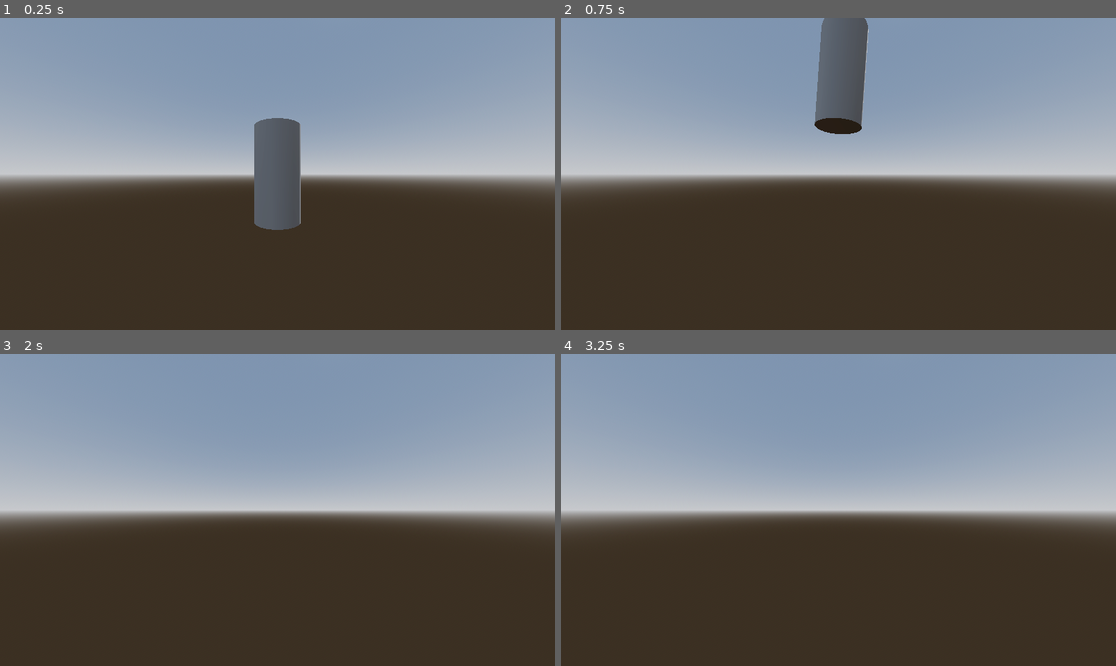
Above: before the commit, frames 1-4 (two rows, left to right).
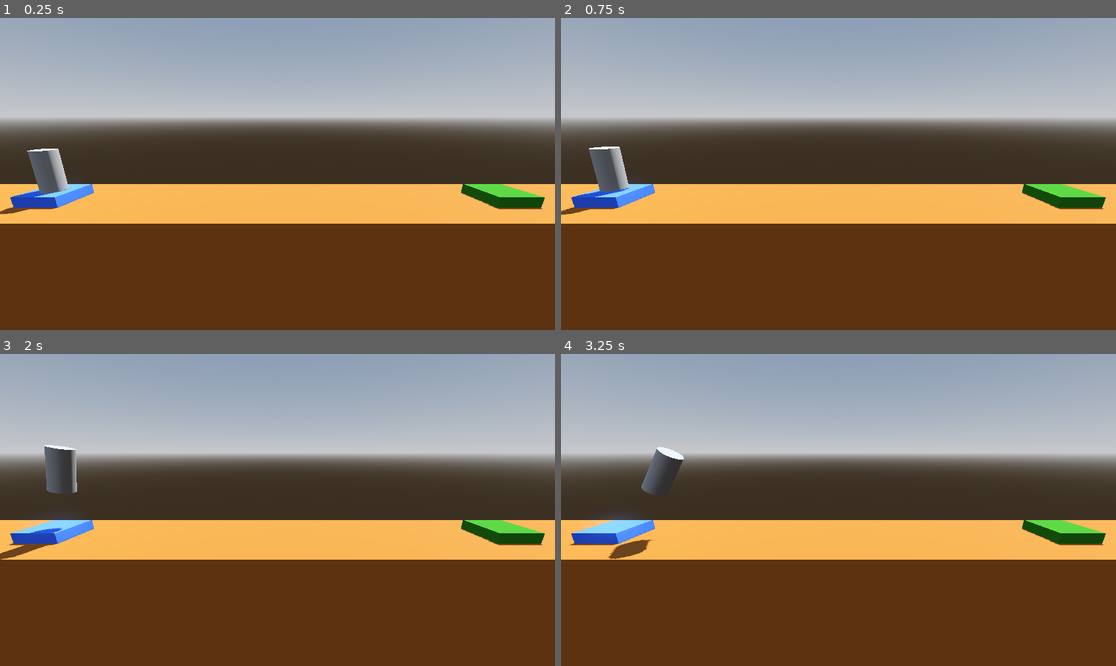
Above: after the commit, the same moments.

Repository: JonyLucas/Godot-ProjectBoost
Game: Godot game, scene res://scenes/main.tscn
Two runs of this game, one before a commit and one after it. Both use one fixed random seed, a clock stepped at 60 frames per second and the inputs below.
Inputs:
- Up to frame 1 (0.25 s): no input
- Up to frame 2 (0.75 s): tap Enter at 0.5 s; hold D (turn_right) from 0.53 s (still down); hold Space (boost) from 0.53 s (still down)
- Up to frame 3 (2 s): release D (turn_right) at 1.28 s; release Space (boost) at 1.28 s; hold A (turn_left) from 1.28 s (still down); tap Space (boost) at 1.35 s
- Up to frame 4 (3.25 s): release A (turn_left) at 2.03 s; hold Space (boost) 2.03-2.78 s; hold D (turn_right) from 2.03 s (still down); tap Space (boost) at 2.85 s

The runs differ from the first frame. In frame 1, 88% of the frame differs, in the area x 0-100%, y 8-100%; in frame 2, 89%, in the area x 0-100%, y 0-100%; in frame 3, 89%; in frame 4, 89%.

Commit message:
Player Physics Control + Initial Level

Diff:
--- /dev/null
+++ b/scenes/level.tscn
@@ -0,0 +1,65 @@
+[gd_scene load_steps=8 format=3 uid="uid://cokk74ynk0jrt"]
+
+[ext_resource type="PackedScene" uid="uid://cfs0uljaq3xta" path="res://scenes/player.tscn" id="1_oqaua"]
+
+[sub_resource type="StandardMaterial3D" id="StandardMaterial3D_vf4jp"]
+albedo_color = Color(0.64, 0.356693, 0.1088, 1)
+
+[sub_resource type="StandardMaterial3D" id="StandardMaterial3D_tmicj"]
+albedo_color = Color(0.243243, 0.419857, 1, 1)
+
+[sub_resource type="StandardMaterial3D" id="StandardMaterial3D_jkdbq"]
+albedo_color = Color(0.15088, 0.46, 0.0184, 1)
+
+[sub_resource type="ProceduralSkyMaterial" id="ProceduralSkyMaterial_683kb"]
+sky_horizon_color = Color(0.64625, 0.65575, 0.67075, 1)
+ground_horizon_color = Color(0.64625, 0.65575, 0.67075, 1)
+
+[sub_resource type="Sky" id="Sky_r34yy"]
+sky_material = SubResource("ProceduralSkyMaterial_683kb")
+
+[sub_resource type="Environment" id="Environment_vy2di"]
+background_mode = 2
+sky = SubResource("Sky_r34yy")
+tonemap_mode = 2
+glow_enabled = true
+
+[node name="Level" type="Node3D"]
+
+[node name="Floor" type="CSGBox3D" parent="."]
+transform = Transform3D(1, 0, 0, 0, 1, 0, 0, 0, 1, 0, -4, 0)
+use_collision = true
+size = Vector3(40, 8, 5)
+material = SubResource("StandardMaterial3D_vf4jp")
+
+[node name="LaunchPad" type="CSGBox3D" parent="."]
+transform = Transform3D(1, 0, 0, 0, 1, 0, 0, 0, 1, -11, 0, 0)
+use_collision = true
+size = Vector3(2, 1, 2)
+material = SubResource("StandardMaterial3D_tmicj")
+
+[node name="LandingPad" type="CSGBox3D" parent="."]
+transform = Transform3D(1, 0, 0, 0, 1, 0, 0, 0, 1, 11, 0, 0)
+use_collision = true
+size = Vector3(2, 1, 2)
+material = SubResource("StandardMaterial3D_jkdbq")
+
+[node name="WorldEnvironment" type="WorldEnvironment" parent="."]
+environment = SubResource("Environment_vy2di")
+
+[node name="DirectionalLight3D" type="DirectionalLight3D" parent="."]
+transform = Transform3D(-0.866025, -0.433013, 0.25, 0, 0.5, 0.866025, -0.5, 0.75, -0.433013, 0, 0, 0)
+shadow_enabled = true
+
+[node name="Player" parent="." instance=ExtResource("1_oqaua")]
+transform = Transform3D(1, 0, 0, 0, 1, 0, 0, 0, 1, -11, 1.5, 0)
+axis_lock_linear_z = true
+axis_lock_angular_x = true
+axis_lock_angular_y = true
+linear_damp = 1.0
+angular_damp = 3.0
+
+[node name="Camera3D" type="Camera3D" parent="."]
+transform = Transform3D(1, 0, 0, 0, 0.965926, 0.258819, 0, -0.258819, 0.965926, 0, 4, 10)
+fov = 72.2
+size = 6.385
--- a/scenes/main.tscn
+++ b/scenes/main.tscn
@@ -1,32 +1,7 @@
-[gd_scene load_steps=5 format=3 uid="uid://cypqvwtvqqdxf"]
+[gd_scene load_steps=2 format=3 uid="uid://cypqvwtvqqdxf"]
 
-[ext_resource type="PackedScene" uid="uid://cfs0uljaq3xta" path="res://scenes/player.tscn" id="1_6u0p8"]
-
-[sub_resource type="ProceduralSkyMaterial" id="ProceduralSkyMaterial_yydt6"]
-sky_horizon_color = Color(0.64625, 0.65575, 0.67075, 1)
-ground_horizon_color = Color(0.64625, 0.65575, 0.67075, 1)
-
-[sub_resource type="Sky" id="Sky_r34yy"]
-sky_material = SubResource("ProceduralSkyMaterial_yydt6")
-
-[sub_resource type="Environment" id="Environment_rmpu1"]
-background_mode = 2
-sky = SubResource("Sky_r34yy")
-tonemap_mode = 2
-glow_enabled = true
+[ext_resource type="PackedScene" uid="uid://cokk74ynk0jrt" path="res://scenes/level.tscn" id="2_enqp0"]
 
 [node name="Main" type="Node3D"]
 
-[node name="WorldEnvironment" type="WorldEnvironment" parent="."]
-environment = SubResource("Environment_rmpu1")
-
-[node name="DirectionalLight3D" type="DirectionalLight3D" parent="."]
-transform = Transform3D(-0.866025, -0.433013, 0.25, 0, 0.5, 0.866025, -0.5, 0.75, -0.433013, 0, 0, 0)
-shadow_enabled = true
-
-[node name="Player" parent="." instance=ExtResource("1_6u0p8")]
-
-[node name="Camera3D" type="Camera3D" parent="."]
-transform = Transform3D(1, 0, 0, 0, 1, 0, 0, 0, 1, 0, 0, 3)
-fov = 96.336
-size = 6.385
+[node name="Level" parent="." instance=ExtResource("2_enqp0")]
--- a/scenes/player.tscn
+++ b/scenes/player.tscn
@@ -1,11 +1,18 @@
-[gd_scene load_steps=3 format=3 uid="uid://cfs0uljaq3xta"]
+[gd_scene load_steps=4 format=3 uid="uid://cfs0uljaq3xta"]
 
 [ext_resource type="Script" path="res://scripts/player.gd" id="1_kv2k0"]
 
 [sub_resource type="CylinderMesh" id="CylinderMesh_3mdbp"]
 
-[node name="Player" type="Node3D"]
+[sub_resource type="CylinderShape3D" id="CylinderShape3D_6mx4f"]
+
+[node name="Player" type="RigidBody3D"]
 script = ExtResource("1_kv2k0")
+boost_speed = 1000.0
+turn_speed = 50.0
 
 [node name="MeshInstance3D" type="MeshInstance3D" parent="."]
 mesh = SubResource("CylinderMesh_3mdbp")
+
+[node name="CollisionShape3D" type="CollisionShape3D" parent="."]
+shape = SubResource("CylinderShape3D_6mx4f")
--- a/scripts/player.gd
+++ b/scripts/player.gd
@@ -1,15 +1,24 @@
-extends Node3D
+extends RigidBody3D
 
 @export var boost_speed: float = 10.0
 @export var turn_speed: float = 20.0
+var apply_boost: bool = false
 
 # Called every frame. 'delta' is the elapsed time since the previous frame.
 func _process(delta: float) -> void:
 	if Input.is_action_pressed("boost"):
-		translate(Vector3(0, boost_speed * delta, 0))
+		apply_boost = true
 
 	if Input.is_action_pressed("turn_right"):
-		rotate_z(deg_to_rad(-turn_speed * delta))
+		apply_torque(Vector3(0, 0, -turn_speed * delta))
+		# rotate_z(deg_to_rad(-turn_speed * delta))
 
 	if Input.is_action_pressed("turn_left"):
-		rotate_z(deg_to_rad(turn_speed * delta))
+		apply_torque(Vector3(0, 0, turn_speed * delta))
+		# rotate_z(deg_to_rad(turn_speed * delta))
+
+func _physics_process(delta: float) -> void:
+	if apply_boost:
+		var boost = transform.basis.y * boost_speed * delta # 3D Nodes stores rotation in basis
+		apply_central_force(boost)
+		apply_boost = false
